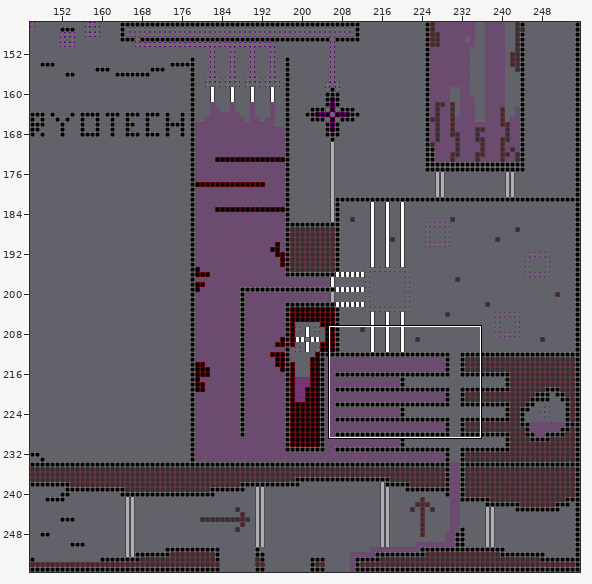
A Tiled map gets an edit: core/assets/level1.tmx. Above: a wide view before the commit, with the close-up outlined.
Close-up. Old version:
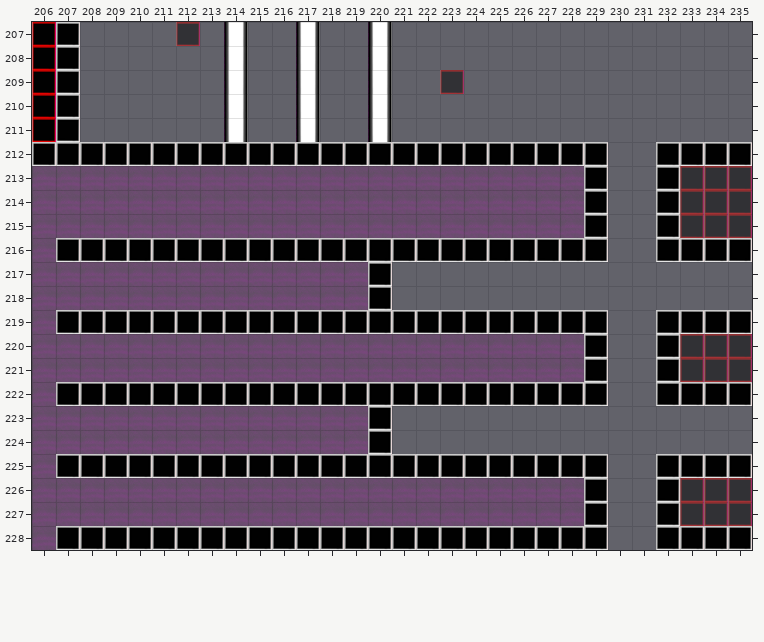
Cells are 32x32 px. Shown: x 206..235, y 207..228. The commit also changed other parts of the map, which this record leaves out.
After the commit:
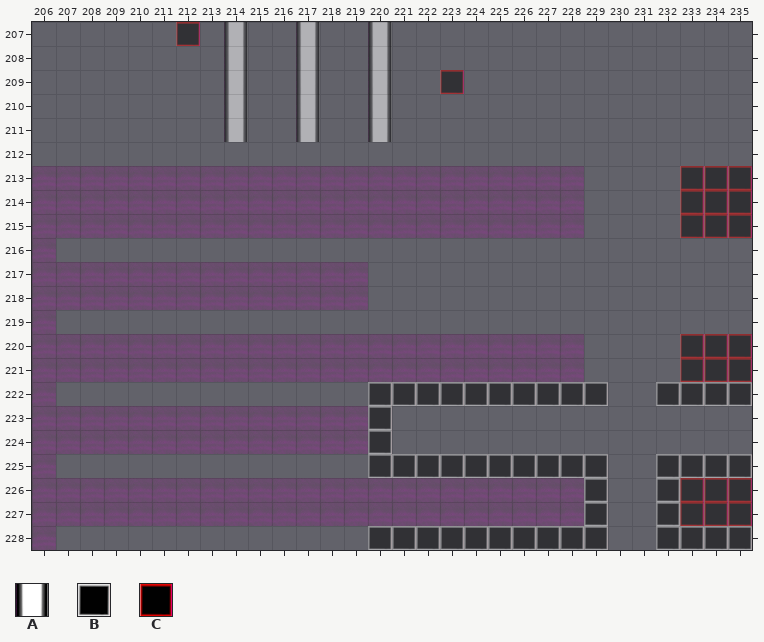
Key: from "cubes": A 1, B 2, C 3.
_ is an empty cell.
What changed:
Layer "object" (now hidden):
The author cleared tile A in rows 207 to 211 at x 214, 217 and 220.
The author cleared tile B in rows 207 to 211 at x 207; in row 212 at x 206 to 229 and 232 to 235; in rows 213 to 215 at x 229 and 232; in row 216 at x 207 to 229 and 232 to 235; in rows 217 to 218 at x 220; in row 219 at x 207 to 229 and 232 to 235.
The author cleared tile B in rows 220 to 221 at x 229 and 232; in row 222 at x 207 to 229 and 232 to 235; in rows 223 to 224 at x 220; in row 225 at x 207 to 229 and 232 to 235; in rows 226 to 227 at x 229 and 232; in row 228 at x 207 to 229 and 232 to 235.
The author cleared tile C in rows 207 to 211 at x 206.
